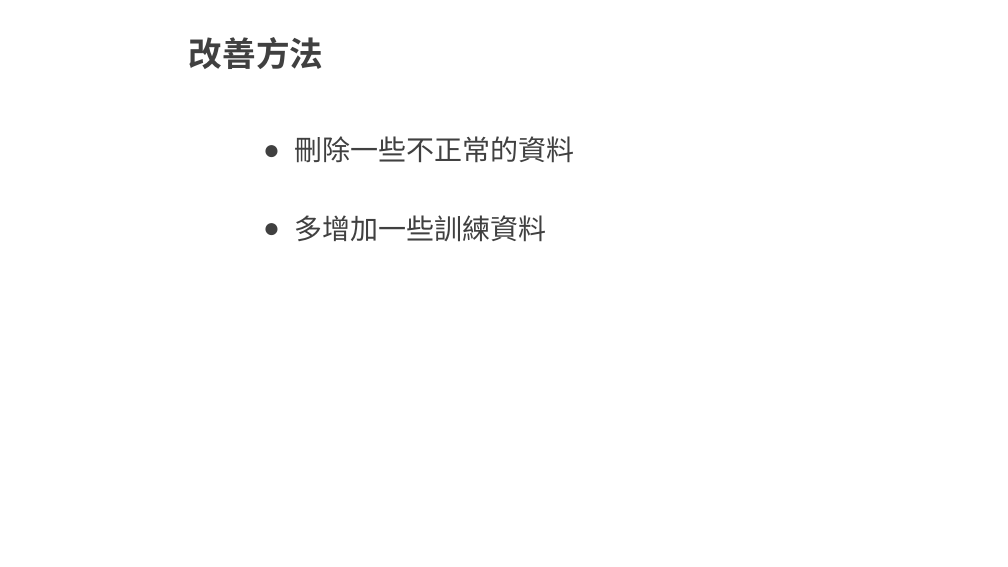
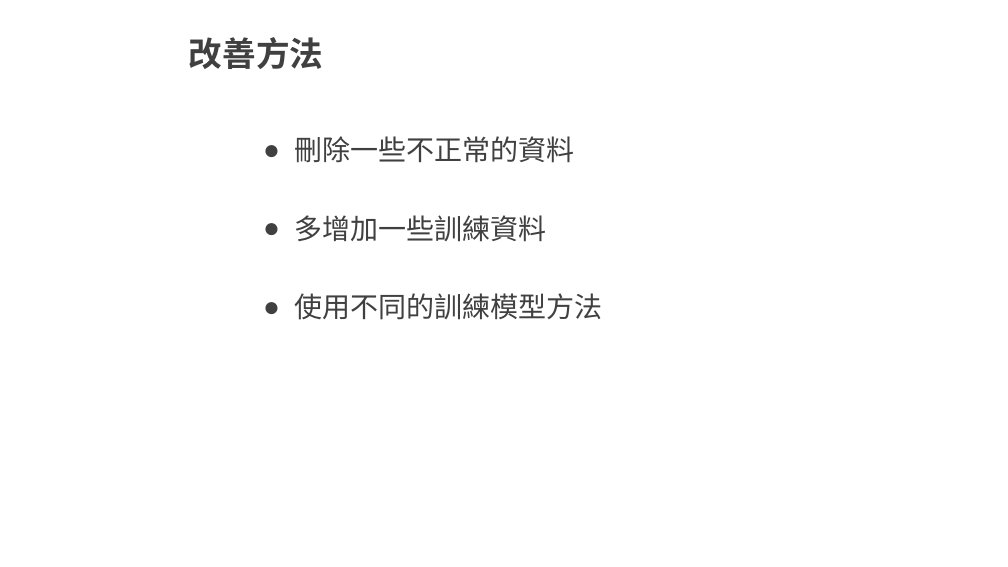
Before and after one commit to 105319015Hong-Yong-Jie/House-Sale-Price-Prediction, a slide deck: slide 9 of ppt.pptx. Drawn at 1008x567 pixels with LibreOffice and Linux fonts; fonts in the diff are those of the drawing; background and template pictures are left out. Boxes give left, top, right and bottom in pixels: in the first picture for what was removed or moved away, otherwise in the second. Text is boxed around its words. In the diff, an @@ line names an element or a change of style, - is before the commit and + after.

```diff
--- a/ppt.pptx
+++ b/ppt.pptx
@@ text at [295,293,603,320]: paragraph added @@
+● 使用不同的訓練模型方法
```
Also in this commit, not shown: 3 other slides changed, 1 other file.
